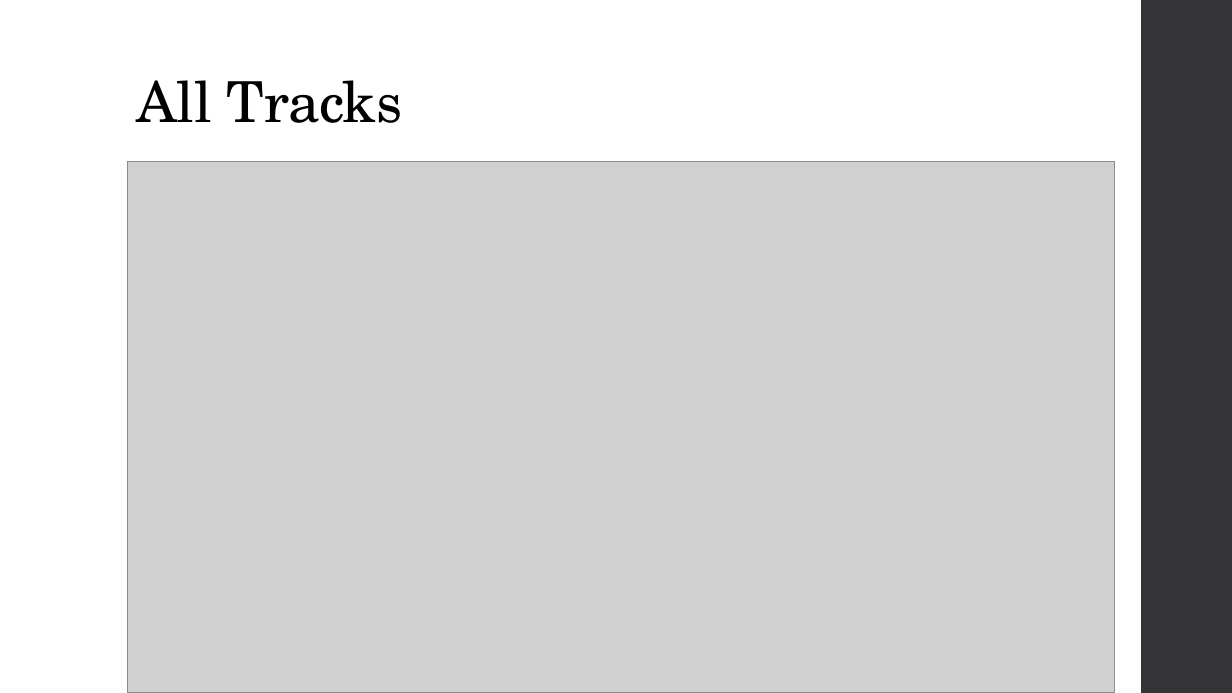
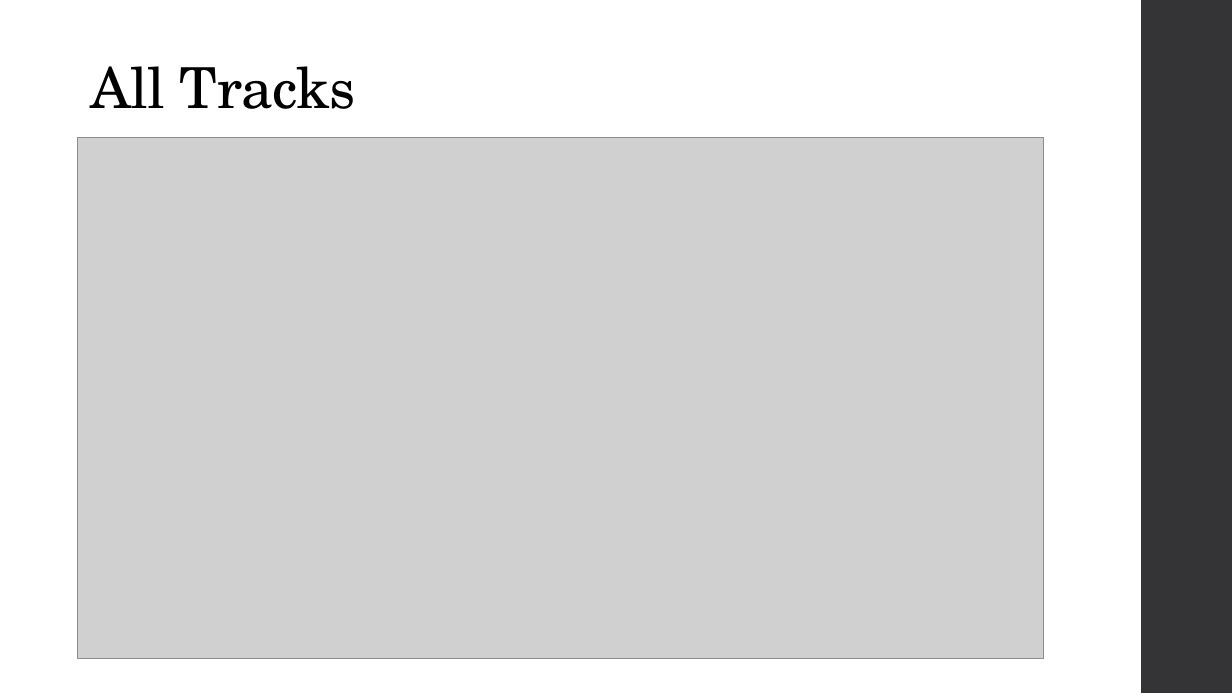
Before and after one commit to SamyukthaPatnaik/Music-Recommendation-System, a slide deck: slide 14 of P-92 Final Presentation.pptx. Drawn at 1232x693 pixels with LibreOffice and Linux fonts; fonts in the diff are those of the drawing; grey boxes stand for pictures. Boxes give left, top, right and bottom in pixels: in the first picture for what was removed or moved away, otherwise in the second. Text is boxed around its words. In the diff, an @@ line names an element or a change of style, - is before the commit and + after.

```diff
--- a/P-92 Final Presentation.pptx
+++ b/P-92 Final Presentation.pptx
@@ title "All Tracks": place and size @@
-title "All Tracks" at [137, 80, 402, 123]
+title "All Tracks" at [90, 66, 356, 109]
@@ picture: place and size @@
-picture at [128, 162, 1115, 693]
+picture at [78, 138, 1044, 658]
```
Also in this commit, not shown: 3 other slides changed, 1 slide added, 1 slide removed, 1 other file.
